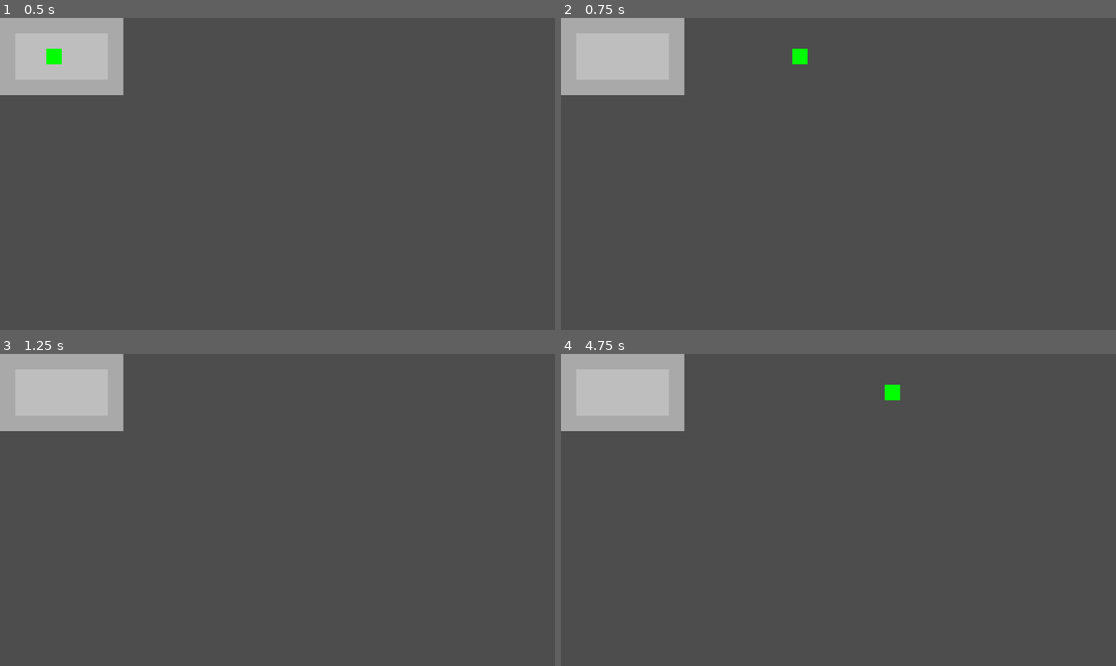
Above: before the commit, frames 1-4 (two rows, left to right).
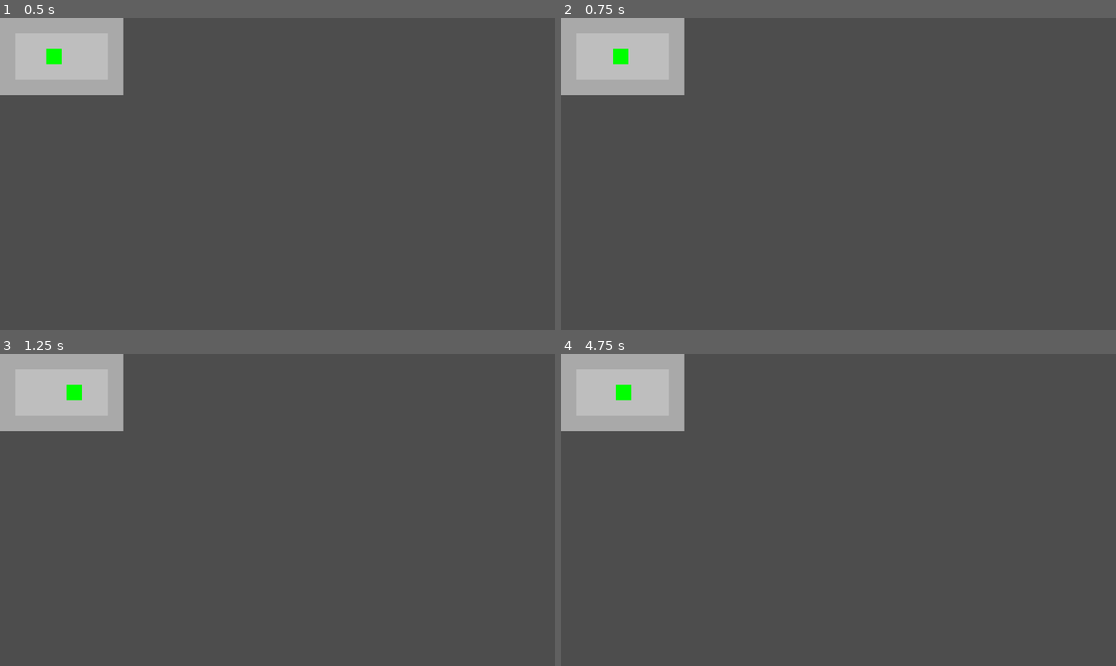
Above: after the commit, the same moments.

Repository: raultm/learn-godot
Game: Godot game, scene res://Level2DTopDown.tscn
Two runs of this game, one before a commit and one after it. Both use one fixed random seed, a clock stepped at 60 frames per second and the inputs below.
Inputs:
- Up to frame 1 (0.5 s): no input
- Up to frame 2 (0.75 s): tap Enter at 0.5 s; hold Right (ui_right) from 0.53 s (still down)
- Up to frame 3 (1.25 s): keep holding Right (ui_right)
- Up to frame 4 (4.75 s): release Right (ui_right) at 1.28 s; hold Down (ui_down) 1.28-2.03 s; hold Right (ui_right) 2.03-2.78 s; hold Up (ui_up) 2.78-3.53 s; hold Left (ui_left) from 3.53 s (still down)

Frame 1 is identical in both runs. In frame 2, 0.3% of the frame differs, in the area x 9-45%, y 9-15%; in frame 3, 0.1%; in frame 4, 0.3%, in the area x 9-62%, y 9-15%.

Commit message:
feat: :sparkles: exportar  nivel desde texto a html

Diff:
--- a/level_2d_top_down.gd
+++ b/level_2d_top_down.gd
@@ -82,5 +82,5 @@
 		move.x += 1
 
 	if move != Vector2.ZERO:
-		move = move.normalized() * tile_size  # mover por tamaño de tile
+		move = move.normalized() #* tile_size  # mover por tamaño de tile
 		player.position += move
--- a/project.godot
+++ b/project.godot
@@ -13,6 +13,7 @@
 config/name="learn-godot"
 run/main_scene="uid://wh5an774241u"
 config/features=PackedStringArray("4.6", "Forward Plus")
+boot_splash/show_image=false
 config/icon="res://icon.svg"
 
 [physics]
Not shown, changed: export_presets.cfg
Not shown, changed: builds/learn-godot.html
Not shown, changed: builds/learn-godot.pck
